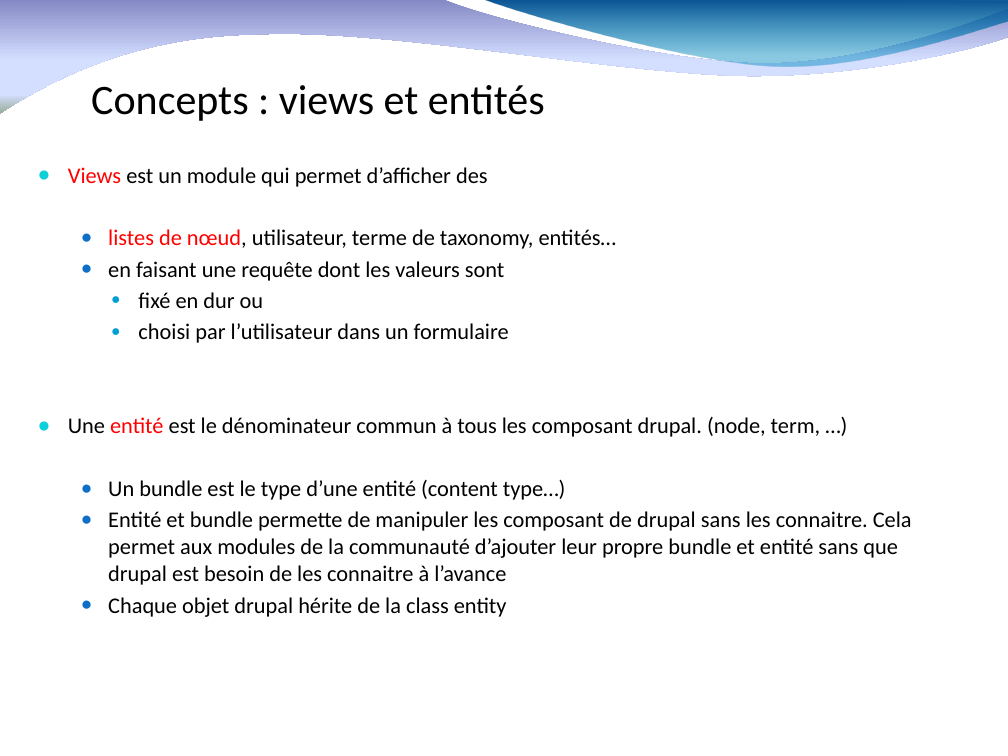
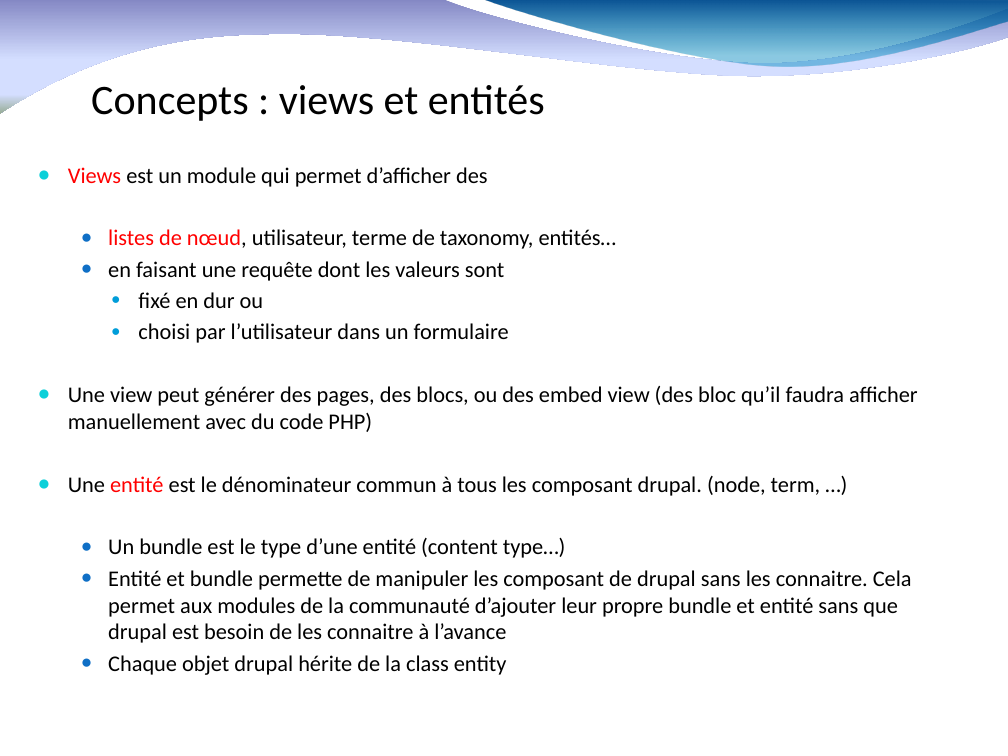
Before and after one commit to fauconv/cours_drupal8, a slide deck: slide 25 of drupal 8 nomades.pptx (slide 20 before the commit). Drawn at 1008x756 pixels with LibreOffice and Linux fonts; fonts in the diff are those of the drawing; background and template pictures are left out. Boxes give left, top, right and bottom in pixels: in the first picture for what was removed or moved away, otherwise in the second. Text is boxed around its words. In the diff, an @@ line names an element or a change of style, - is before the commit and + after.

```diff
--- a/drupal 8 nomades.pptx
+++ b/drupal 8 nomades.pptx
@@ text at box(68, 386, 918, 432): paragraph added @@
+● Une view peut générer des pages, des blocs, ou des embed view (des bloc qu’il faudra afficher manuellement avec du code PHP)
```
Also in this commit, not shown: 18 other slides changed, 11 slides added, 1 slide removed.
